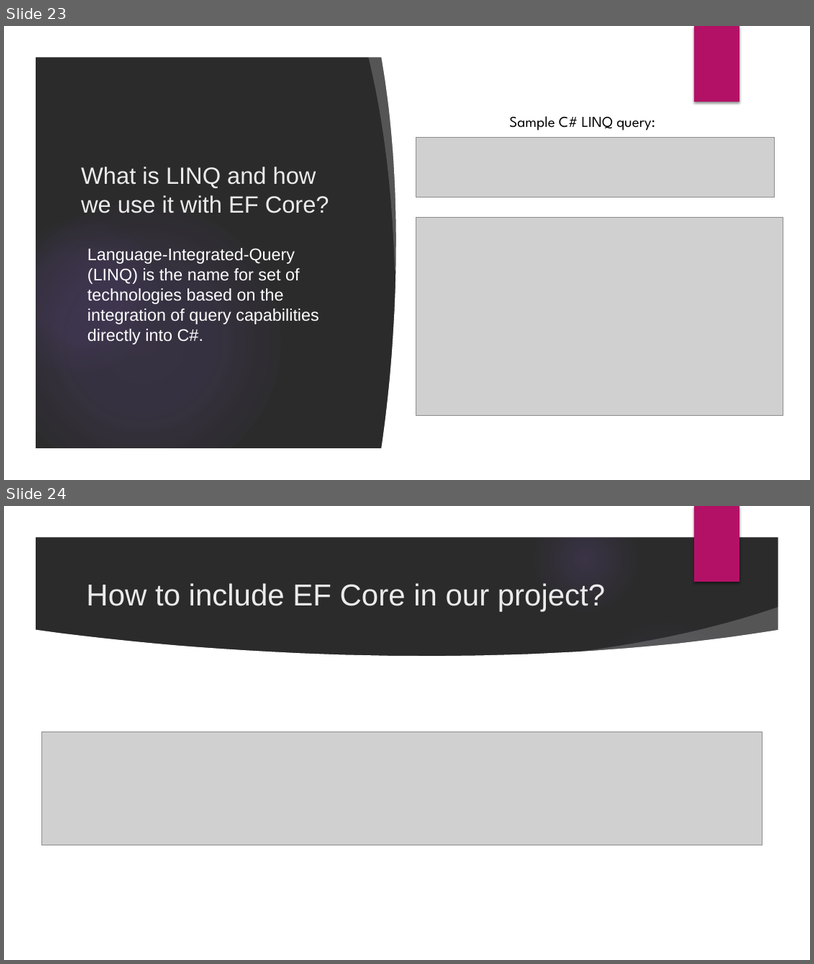
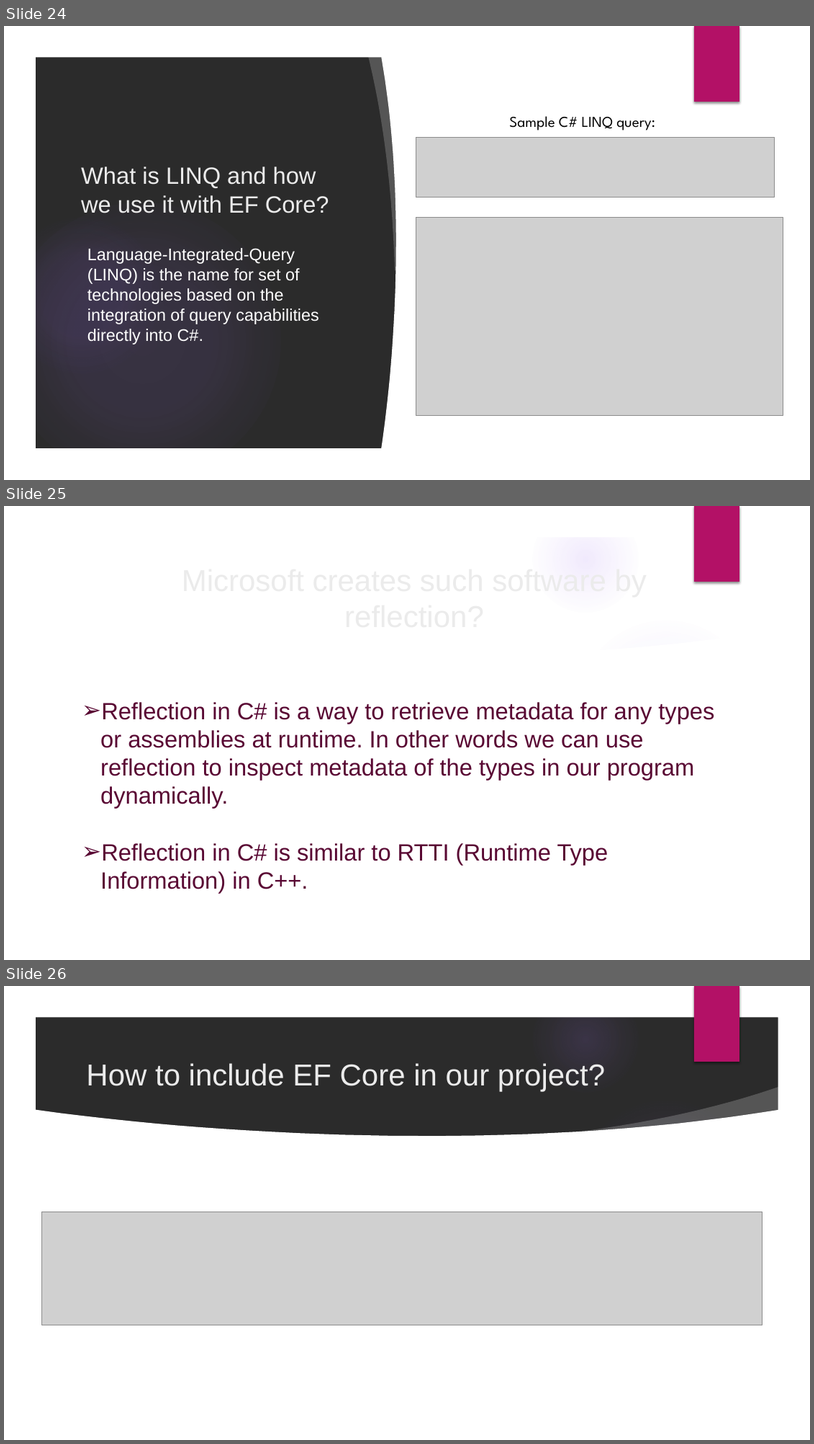
Before and after one commit to velizar92/TSK_Presentations, a slide deck: Databases_and_EntityFrameworkCore.pptx. Shown one above the other, each under a label of ours: slides 23 and 24 before the commit, slides 24, 25 and 26 after it. The pictures are 814x964 and 814x1444 pixels, drawn with LibreOffice and Linux fonts; fonts in the diff are those of the drawing; grey boxes stand for pictures; background and template pictures are left out; a plain dark background stands for a picture behind light text. Boxes give left, top, right and bottom in pixels: in the first picture for what was removed or moved away, otherwise in the second. Text is boxed around its words. In the diff, an @@ line names an element or a change of style, - is before the commit and + after.

```diff
--- a/Databases_and_EntityFrameworkCore.pptx
+++ b/Databases_and_EntityFrameworkCore.pptx
@@ slide 25 added at bbox=[4, 506, 810, 960], background picture (left out); not listed: 9 template elements that a slide beside it also shows @@
@@ title added at bbox=[125, 562, 705, 632], 36 pt, text #EBEBEB @@
+Microsoft creates such software by reflection?
@@ text added at bbox=[100, 702, 715, 893], 28 pt, text #5A0833 @@
+➢ Reflection in C# is a way to retrieve metadata for any types or assemblies at runtime. In other words we can use reflection to inspect metadata of the types in our program dynamically.
+➢ Reflection in C# is similar to RTTI (Runtime Type Information) in C++.
@@ what was slide 23 is now slide 24 @@
@@ what was slide 24 is now slide 26 @@
```
Also in this commit, not shown: 6 slides changed, 2 other slides added, 1 slide removed.
